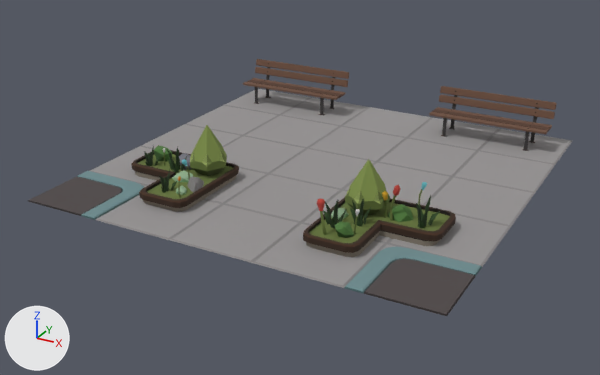
Before and after pictures for a commit that changed the glTF model models/5. empty fork/EmptyFork_A.glb.
The view is the same before and after, from a 50 mm camera at (14.0, -27.4, 12.6) aimed at (-0.5, -1.1, -0.5). The axes (+X, +Y, +Z) are drawn at lower left. The lights are the same throughout. Objects named as collision shapes, trigger or cutter boxes, shadow casters or lower levels of detail are left out. Where no turn or scale is listed for an object, it has been applied to the vertices.

Before the edit, the objects in view are built like this:
```python
me_cone_000 = bpy.data.meshes.new('Cone.000')
me_cone_000.from_pydata(...)  # 43 vertices, 82 faces; spans x -4.02..-2.48, y -3.93..-2.59, z 0.35..2.31
me_cone_000.materials.append(mat_road_tx)  # picture img_piratespack_tx
me_untitled_4083 = bpy.data.meshes.new('Untitled.4083')
me_untitled_4083.from_pydata(...)  # 618 vertices, 1108 faces; spans x -7.39..-2.32, y 5.67..7.13, z 0.0..1.89
me_untitled_4083.materials.append(mat_road_tx)  # picture img_piratespack_tx
me_untitled_4084 = bpy.data.meshes.new('Untitled.4084')
me_untitled_4084.from_pydata(...)  # 618 vertices, 1108 faces; spans x 2.23..7.31, y 5.67..7.13, z 0.0..1.89
me_untitled_4084.materials.append(mat_road_tx)  # picture img_piratespack_tx
ob_bench01_016 = bpy.data.objects.new('Bench01.016', me_untitled_4083)
ob_bench01_016.location = (0.0, 0.0, 0.0)
ob_bench01_017 = bpy.data.objects.new('Bench01.017', me_untitled_4084)
ob_bench01_017.location = (0.0, 0.0, 0.0)
ob_cone_009 = bpy.data.objects.new('Cone.009', me_cone_000)
ob_cone_009.location = (0.0, 0.0, 0.0)
# also in view: 'EmptyFork_A' at (0.0, 0.0, 0.0); 'Cube.227' at (-4.3, -4.3, 0.3); 'Cube.228' at (4.4, -4.4, 0.3); 'Cone.010' at (3.5, -3.5, 1.3)
```
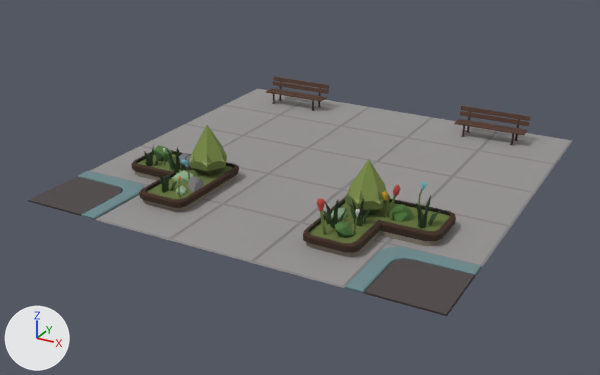
Edits to the scene script, one JSON object a line:
```json
{"op": "add", "block": "img_piratespack_tx_png", "code": ["img_piratespack_tx_png = load_image('PiratesPack_TX.png', '_unpacked/PiratesPack_TX.png', 512, 512, 'sRGB')"]}
{"op": "add", "block": "mat_road_tx_001", "code": ["mat_road_tx_001 = principled_material('Road_TX.001')", "mat_road_tx_001.texture = img_piratespack_tx_png", "mat_road_tx_001.roughness = 1.0"]}
{"op": "add", "block": "me_untitled_029", "code": ["me_untitled_029 = bpy.data.meshes.new('Untitled.029')", "me_untitled_029.from_pydata(...)  # 400 vertices, 672 faces; spans x 3.28..6.34, y 6.05..6.93, z 0.03..1.16", "me_untitled_029.materials.append(mat_road_tx_001)  # picture img_piratespack_tx_png"]}
{"op": "add", "block": "me_untitled_028", "code": ["me_untitled_028 = bpy.data.meshes.new('Untitled.028')", "me_untitled_028.from_pydata(...)  # 400 vertices, 672 faces; spans x -6.33..-3.27, y 6.05..6.93, z 0.03..1.16", "me_untitled_028.materials.append(mat_road_tx_001)  # picture img_piratespack_tx_png"]}
{"op": "remove", "block": "ob_bench01_016", "code": ["ob_bench01_016 = bpy.data.objects.new('Bench01.016', me_untitled_4083)", "ob_bench01_016.location = (0.0, 0.0, 0.0)"]}
{"op": "remove", "block": "ob_bench01_017", "code": ["ob_bench01_017 = bpy.data.objects.new('Bench01.017', me_untitled_4084)", "ob_bench01_017.location = (0.0, 0.0, 0.0)"]}
{"op": "add", "block": "ob_bench_01_012", "code": ["ob_bench_01_012 = bpy.data.objects.new('Bench_01.012', me_untitled_029)", "ob_bench_01_012.location = (0.0, 0.0, 0.0)"]}
{"op": "add", "block": "ob_bench_01_011", "code": ["ob_bench_01_011 = bpy.data.objects.new('Bench_01.011', me_untitled_028)", "ob_bench_01_011.location = (0.0, 0.0, 0.0)"]}
```

Pixel boxes [x1, y1, x2, y2] of what changed, in the pictures (600 x 375 px):
```json
{"object": "Bench01.017", "change": "deleted", "before": [429, 86, 557, 151], "on screen": "brown"}
{"object": "Bench01.016", "change": "deleted", "before": [243, 59, 349, 115], "on screen": "brown"}
{"object": "Bench_01.012", "change": "added", "after": [454, 106, 531, 146], "on screen": "brown"}
{"object": "Bench_01.011", "change": "added", "after": [266, 77, 329, 111], "on screen": "brown"}
```
